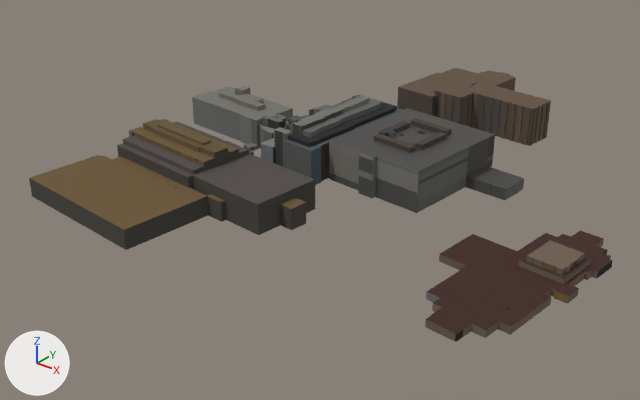
Before and after pictures for a commit that changed the glTF model v2/tiles/t_1_0.far.glb.
Before and after are seen from a camera (50 mm lens) standing at (615.9, -510.5, 207.5) and looking at (336.2, -160.9, -9.3). Every picture has the same lights, and +X, +Y and +Z are marked at lower left. The picture after the commit comes second. Where no turn or scale is listed for an object, it has been applied to the vertices. Vertices at exactly the same position are counted once.

Objects in the first picture: 'opaque'.
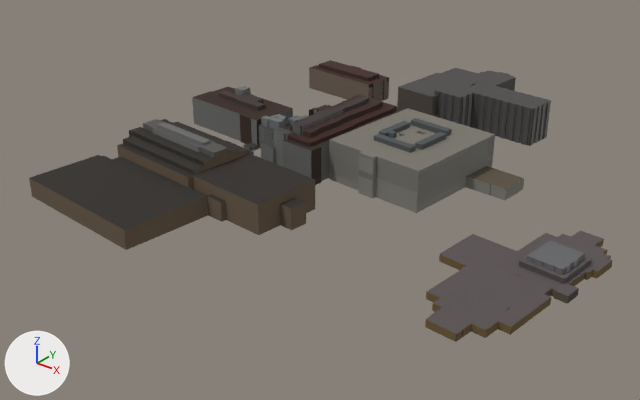
The change, as JSON lines over the scene's bpy script:
```json
{"block": "me_opaque", "where": "# used by ob_opaque; location = (355.6, -130.5, 14.8)"}
{"op": "remove", "block": "me_opaque", "code": "me_opaque.from_pydata(...)  # 2127 vertices, 2692 faces; spans x -143.0..143.0, y -147.0..147.0, z -15.0..15.0"}
{"op": "add", "block": "me_opaque", "code": "me_opaque.from_pydata(...)  # 2255 vertices, 2854 faces; spans x -143.0..143.0, y -147.0..147.0, z -15.0..15.0"}
{"block": "me_opaque", "change": "me_opaque part 1: a new loose piece of 128 vertices spanning x -130.0..-72.0, y 90.0..117.0, z -15.0..3.0, in mat_palettematerial001"}
{"block": "me_opaque", "change": "me_opaque part 2: 2692 kept faces spanning x -143.0..143.0, y -147.0..147.0, z -15.0..15.0 get new texture (UV) coordinates"}
```

Location of each change, [x1, y1, x2, y2] in pixels of the pictures (640 x 400 px):
```json
{"object": "opaque", "change": "reshaped", "before": [29, 68, 613, 342], "after": [29, 60, 613, 342]}
{"part": 1, "of": "me_opaque", "change": "added", "after": [309, 60, 389, 101], "on screen": "brown"}
{"part": 2, "of": "me_opaque", "change": "surface changed", "before": [29, 68, 613, 342], "after": [29, 68, 613, 342]}
```
